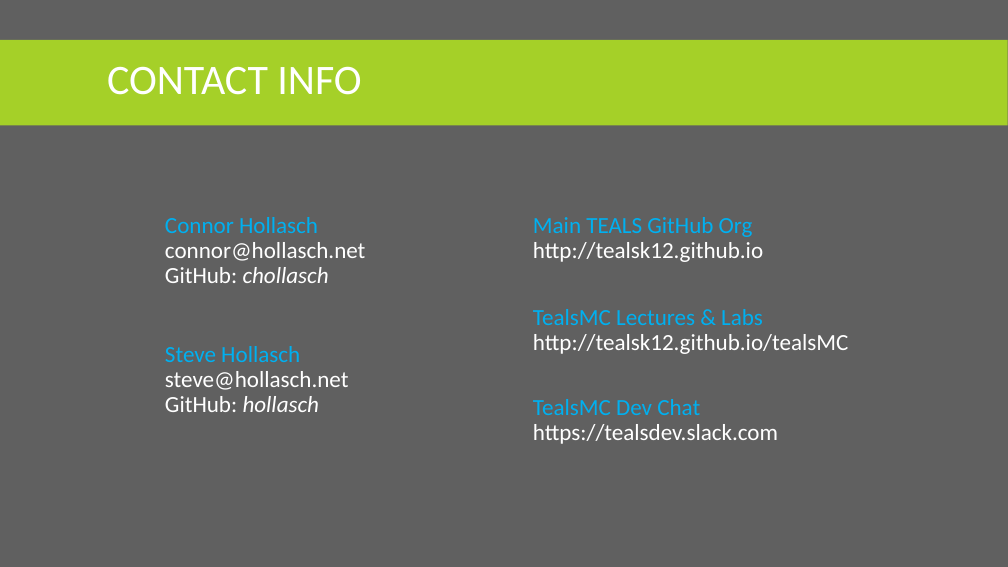
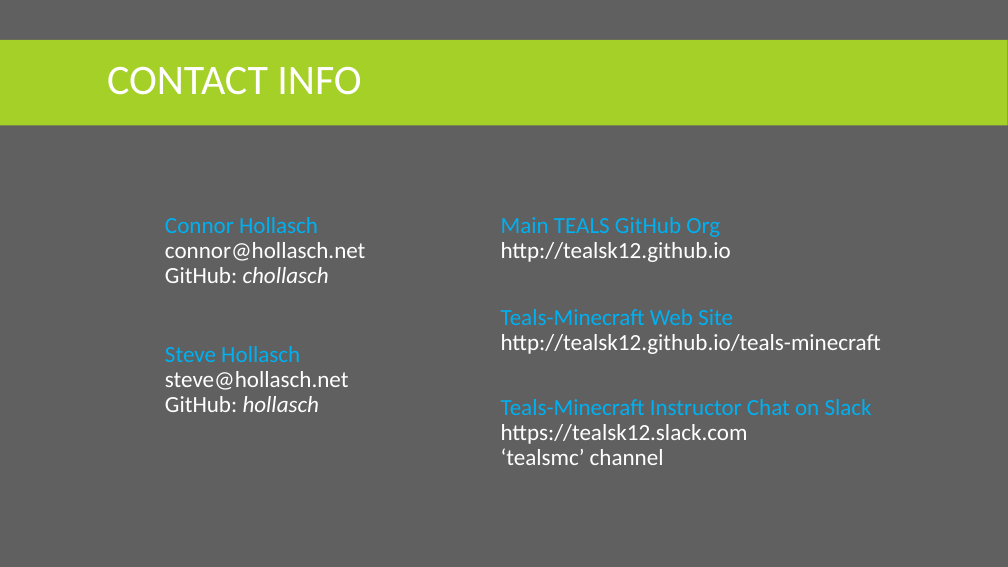
Before and after one commit to TEALSK12/teals-minecraft, a slide deck: slide 10 of docs/doc/TEALS Intro Presentation.pptx. Drawn at 1008x567 pixels with LibreOffice and Linux fonts; fonts in the diff are those of the drawing. Boxes give left, top, right and bottom in pixels: in the first picture for what was removed or moved away, otherwise in the second. Text is boxed around its words. In the diff, an @@ line names an element or a change of style, - is before the commit and + after.

```diff
--- a/docs/doc/TEALS Intro Presentation.pptx
+++ b/docs/doc/TEALS Intro Presentation.pptx
@@ text "Main TEALS GitHub Org http://tealsk12.github.io" moved from (x1=533, y1=217, x2=848, y2=444) to (x1=501, y1=217, x2=881, y2=465) @@
@@ text at (x1=501, y1=309, x2=881, y2=465): text changed @@
-TealsMC Lectures & Labs
-http://tealsk12.github.io/tealsMC
-TealsMC Dev Chat
-https://tealsdev.slack.com
+Teals-Minecraft Web Site
+http://tealsk12.github.io/teals-minecraft
+Teals-Minecraft Instructor Chat on Slack
+https://tealsk12.slack.com
+‘tealsmc’ channel
```
Also in this commit, not shown: 3 other slides changed.
